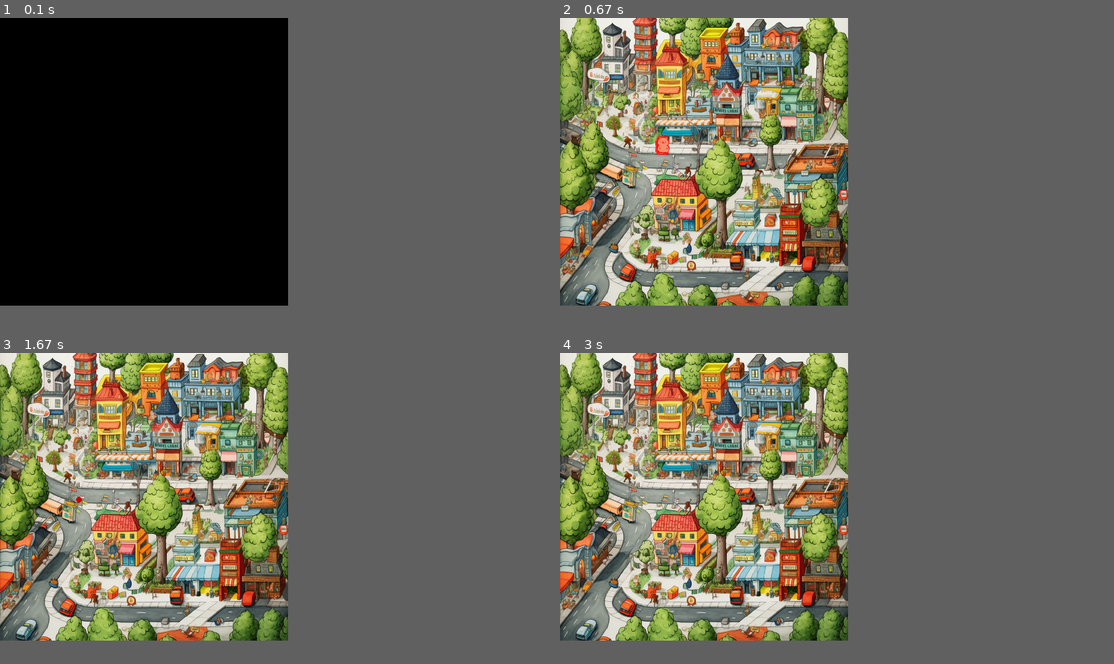
Above: before the commit, frames 1-4 (two rows, left to right).
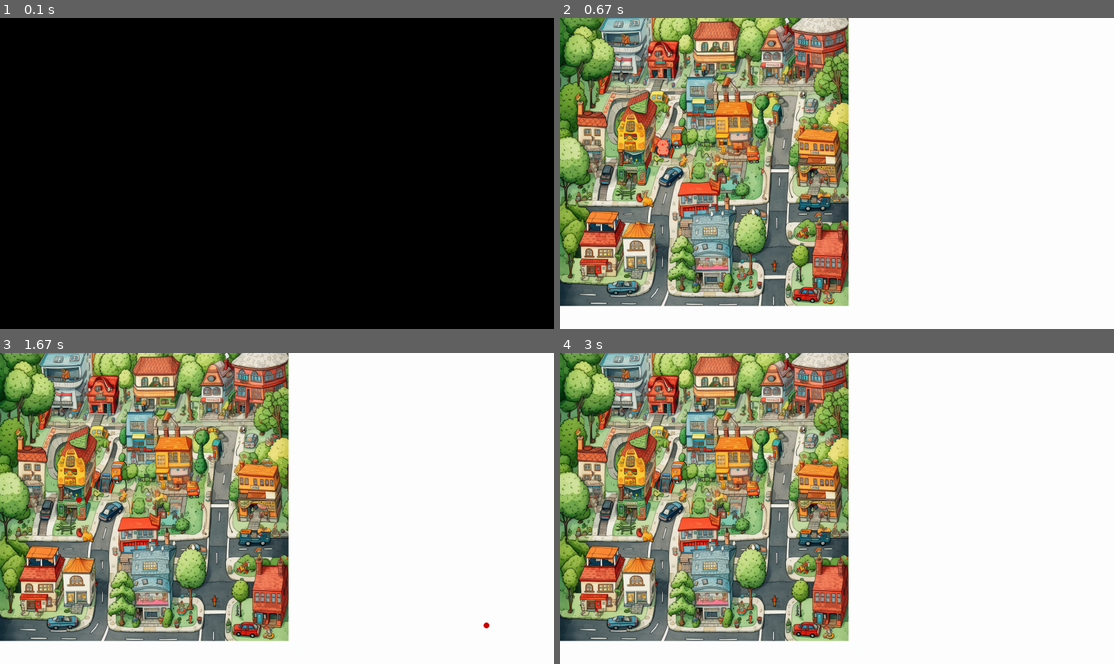
Above: after the commit, the same moments.

Repository: davidpryan/roomservice
Game: pygame game, started from pygame_version.py
Same seed, same stepped clock (60 frames per second), same inputs: the game is played once before the commit and once after it.
Inputs (mouse positions are in pixels of both pictures, inside the frame that each line leads up to):
- Up to frame 1 (0.1 s): no input
- Up to frame 2 (0.67 s): tap Enter at 0.33 s
- Up to frame 3 (1.67 s): tap Space at 0.67 s; press the mouse at (144, 446) at 1.03 s; move the mouse to (110, 474) at 1.13 s; release the mouse at (77, 499) at 1.27 s; press the mouse at (144, 446) at 1.37 s; move the mouse to (315, 536) at 1.47 s; release the mouse at (487, 626) at 1.6 s
- Up to frame 4 (3 s): press the mouse at (704, 446) at 1.7 s; move the mouse to (842, 464) at 1.8 s; release the mouse at (981, 480) at 1.93 s; hold Enter 2-2.47 s; tap Space at 2.07, 2.37 s
The window is 468x468 before the commit and 900x506 after it. Grey fills any space a smaller window leaves; there, only what the larger window draws over its background counts as a difference.

The runs differ from the first frame. In frame 1, only the window size differs. In frame 2, 46% of the frame differs, in the area x 0-53%, y 0-93%; in frame 3, 46%, in the area x 0-89%, y 0-93%; in frame 4, 46%.

Commit message:
new back

Diff:
--- a/Character.py
+++ b/Character.py
@@ -5,8 +5,8 @@
 import math
 from pygame.locals import K_SPACE
 # Constants
-WINDOW_WIDTH = 1000
-WINDOW_HEIGHT = 1000
+WINDOW_WIDTH = 1920
+WINDOW_HEIGHT = 1080
 
 IMAGE_SIZE = 100
 
--- a/pygame_version.py
+++ b/pygame_version.py
@@ -15,8 +15,8 @@
 # TODO -- add little reward things?
 
 # Constants
-WINDOW_WIDTH = 1000
-WINDOW_HEIGHT = 1000
+WINDOW_WIDTH = 1920
+WINDOW_HEIGHT = 1080
 
 IMAGE_SIZE = 100
 
@@ -100,69 +100,75 @@
 # Initialize
 n_clicks = 0
 begun = False
-
-def handle_setup():
+circles = []
+last_update_time = 0
+pos1 = 0
+pos2 = 0
+
+# Handles the setup, takes in the various vars and then outputs them
+def handle_setup(pos1, pos2, n_clicks, begun, circles, colliders, screen, last_update_time, state):
     print('setup')
+    for event in pygame.event.get():
+        if event.type == pygame.QUIT:
+            running = False
+        # handle MOUSEBUTTONUP
+        if event.type == pygame.MOUSEBUTTONUP: # For getting mouse positions to set colliders
+            if begun == True:
+                if n_clicks == 0:
+                    print('0')
+                    # Place initial circle, store first x/y
+                    pos1 = pygame.mouse.get_pos()
+                    pygame.draw.circle(screen,CIRCLE_COLOR,(pos1[0],pos1[1]),CIRCLE_RADIUS) # DRAW CIRCLE
+                    pygame.display.flip()
+                    print("first position: " + str(pos1))
+                    n_clicks = n_clicks + 1
+                elif n_clicks == 1:
+                    print('1')
+                    pos2 = pygame.mouse.get_pos()
+                    pygame.draw.circle(screen,CIRCLE_COLOR,(pos2[0],pos2[1]),CIRCLE_RADIUS) # DRAW CIRCLE
+                    pygame.display.flip()
+                    print("second position: " + str(pos2))
+                    n_clicks = n_clicks + 1
+                else:# n_clicks == 2:
+                    # Create the rect, create a rect
+                    new_collider = Collider(pos1[0], pos1[1], pos2[0], pos2[1])
+                    colliders.append(new_collider)
+                    print('Num colliders:')
+                    print(len(colliders))
+                    # Clear the screen
+                    screen.fill((255, 255, 255))
+                    # Draw the background
+                    background.draw(screen)
+                    n_clicks = 0
+
+        if event.type == pygame.KEYDOWN:
+            # Start the setup
+            if event.key == pygame.K_SPACE:
+                print('start setup')
+                begun = True
+                n_clicks = 0
+                # Clear the screen
+                screen.fill((255, 255, 255))
+                # Draw the background
+                background.draw(screen)
+            # Start the simulation
+            if event.key == pygame.K_RETURN:
+                print('start simulation')
+                n_clicks = 0
+                last_update_time = time.time()
+                # Clear the screen
+                screen.fill((255, 255, 255))
+                # Draw the background
+                background.draw(screen)
+                # Change the mode
+                state = 'running'
+    return pos1, pos2, n_clicks, begun, circles, colliders, screen, last_update_time, state
 
 while running:
     # State == 'setup
     # --------------------------------------------
     if state == 'setup':
-        for event in pygame.event.get():
-            if event.type == pygame.QUIT:
-                running = False
-            circles = []
-            # handle MOUSEBUTTONUP
-            if event.type == pygame.MOUSEBUTTONUP: # For getting mouse positions to set colliders
-                if begun == True:
-                    if n_clicks == 0:
-                        print('0')
-                        # Place initial circle, store first x/y
-                        pos1 = pygame.mouse.get_pos()
-                        pygame.draw.circle(screen,CIRCLE_COLOR,(pos1[0],pos1[1]),CIRCLE_RADIUS) # DRAW CIRCLE
-                        pygame.display.flip()
-                        print("first position: " + str(pos1))
-                        n_clicks = n_clicks + 1
-                    elif n_clicks == 1:
-                        print('1')
-                        pos2 = pygame.mouse.get_pos()
-                        pygame.draw.circle(screen,CIRCLE_COLOR,(pos2[0],pos2[1]),CIRCLE_RADIUS) # DRAW CIRCLE
-                        pygame.display.flip()
-                        print("second position: " + str(pos2))
-                        n_clicks = n_clicks + 1
-                    else:# n_clicks == 2:
-                        # Create the rect, create a rect
-                        new_collider = Collider(pos1[0], pos1[1], pos2[0], pos2[1])
-                        colliders.append(new_collider)
-                        print('Num colliders:')
-                        print(len(colliders))
-                        # Clear the screen
-                        screen.fill((255, 255, 255))
-                        # Draw the background
-                        background.draw(screen)
-                        n_clicks = 0
-
-            if event.type == pygame.KEYDOWN:
-                # Start the setup
-                if event.key == pygame.K_SPACE:
-                    print('start setup')
-                    begun = True
-                    n_clicks = 0
-                    # Clear the screen
-                    screen.fill((255, 255, 255))
-                    # Draw the background
-                    background.draw(screen)
-                # Start the simulation
-                if event.key == pygame.K_RETURN:
-                    print('start simulation')
-                    n_clicks = 0
-                    last_update_time = time.time()
-                    # Clear the screen
-                    screen.fill((255, 255, 255))
-                    # Draw the background
-                    background.draw(screen)
-                    # Change the mode
-                    state = 'running'
+        pos1, pos2, n_clicks, begun, circles, colliders, screen, last_update_time, state = handle_setup(pos1, pos2, n_clicks, begun, circles, colliders, screen, last_update_time, state)
     # State == running
     # --------------------------------------------
     else:
Binary file added: background/plsnobm_top-down_city_in_the_style_of_richard_scarry_180426ed-afb7-4633-9e06-1d26e3e21667.png
Binary file removed: background/plsnobm_top-down_city_in_the_style_of_richard_scarry_c8023566-b154-47fd-8c21-6c73e73ac8ca.png
Binary file removed: characters/bear-base copy 10.png
Binary file removed: characters/bear-base copy 11.png
Binary file removed: characters/bear-base copy 12.png
Binary file removed: characters/bear-base copy 13.png
Binary file removed: characters/bear-base copy 14.png
Binary file removed: characters/bear-base copy 15.png
Binary file removed: characters/bear-base copy 16.png
Binary file removed: characters/bear-base copy 17.png
Binary file removed: characters/bear-base copy 3.png
Binary file removed: characters/bear-base copy 4.png
(and 7 more such lines)
